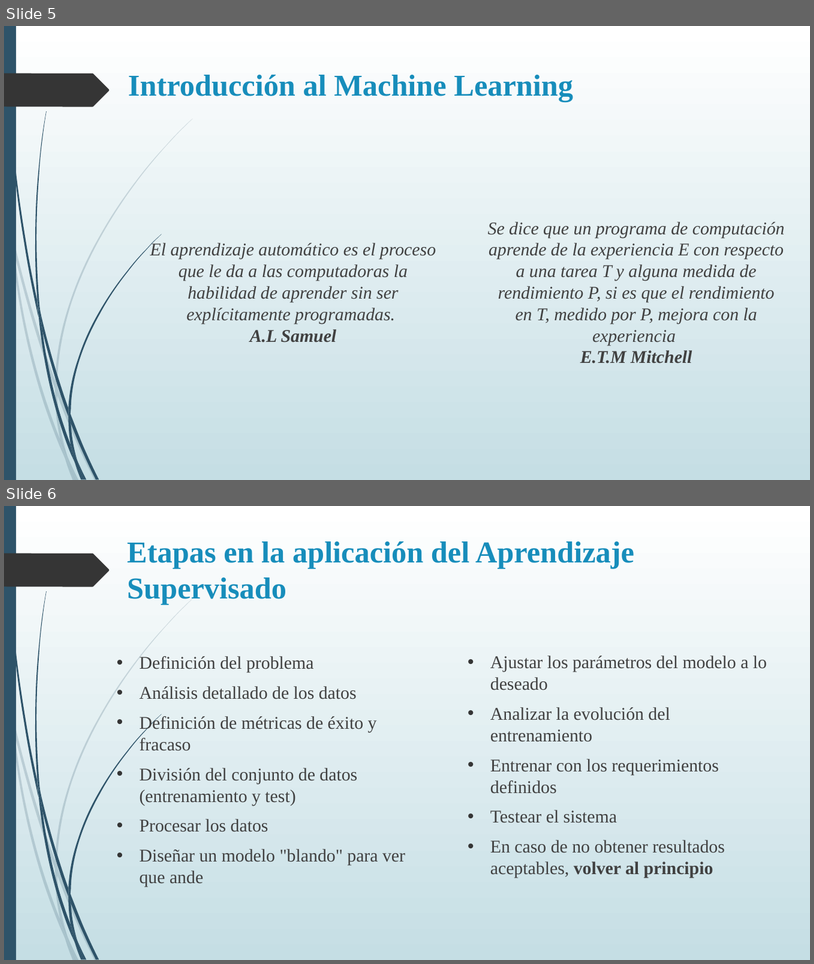
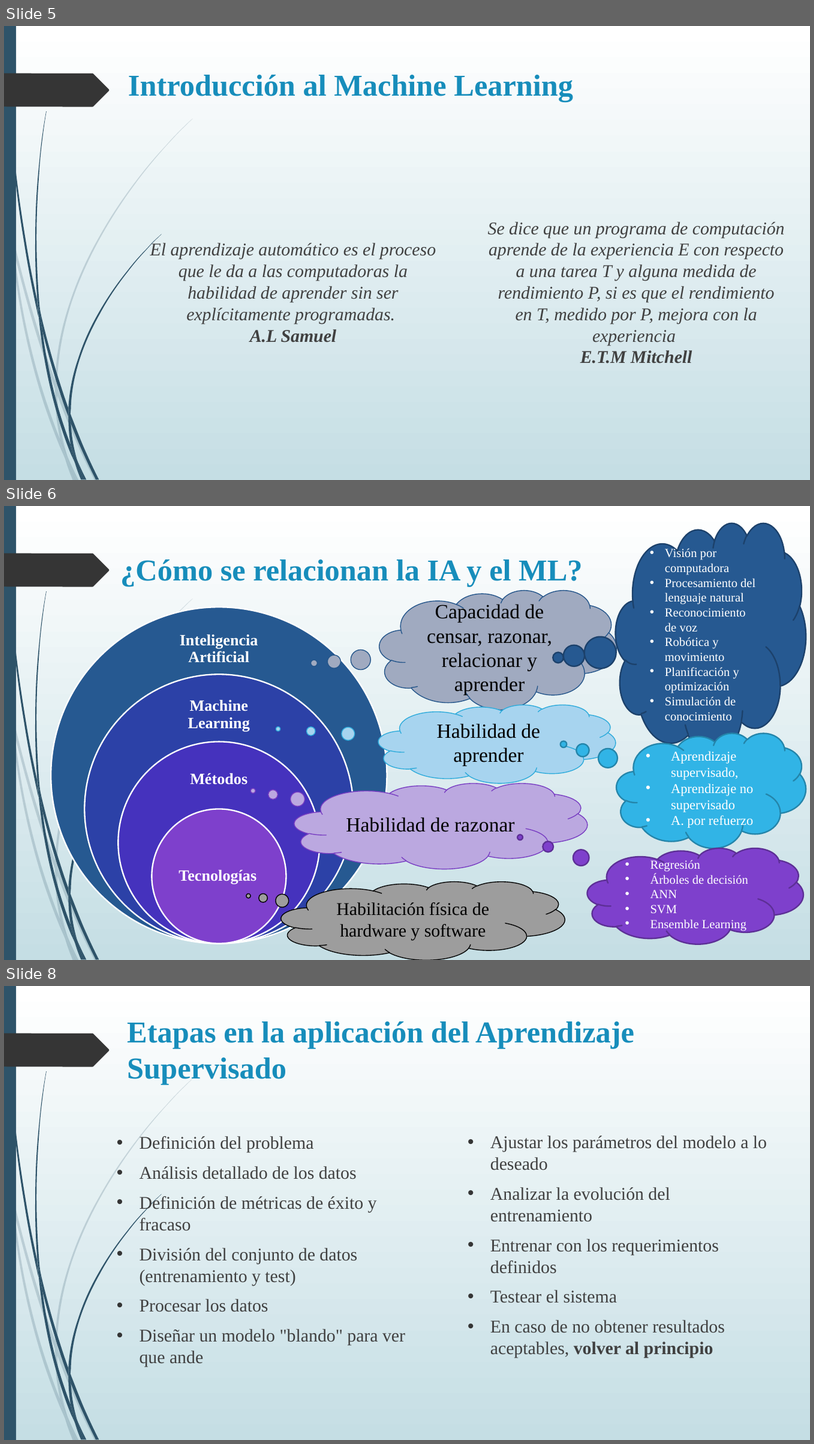
Before and after one commit to DiploDatos/AprendizajeSupervisado, a slide deck: Teórico/Aprendizaje Supervisado - Clase I.ppsx. Shown one above the other, each under a label of ours: slides 5 and 6 before the commit, slides 5, 6 and 8 after it; the slides between them are not shown. The pictures are 814x964 and 814x1444 pixels, drawn with LibreOffice and Linux fonts; fonts in the diff are those of the drawing. Boxes give left, top, right and bottom in pixels: in the first picture for what was removed or moved away, otherwise in the second. Text is boxed around its words. In the diff, an @@ line names an element or a change of style, - is before the commit and + after.

```diff
--- a/Teórico/Aprendizaje Supervisado - Clase I.ppsx
+++ b/Teórico/Aprendizaje Supervisado - Clase I.ppsx
@@ slide 6 added at box(4, 506, 810, 960), background gradient #FFFFFF to #C5DEE5; not listed: 24 template elements that a slide beside it also shows @@
@@ thought cloud added at box(616, 523, 806, 757), fill #265991, outline #1C426B 1.25 pt, 11 pt, text #FFFFFF @@
+• Visión por computadora
+• Procesamiento del lenguaje natural
+• Reconocimiento de voz
+• Robótica y movimiento
+• Planificación y optimización
+• Simulación de conocimiento
@@ title added at box(120, 559, 582, 586), 27 pt, text #178DBB, bold @@
+¿Cómo se relacionan la IA y el ML?
@@ thought cloud added at box(380, 590, 617, 709), fill #A1ABC1, outline #24558B 0.75 pt, 18 pt, text #000000 @@
+Capacidad de censar, razonar, relacionar y aprender
@@ thought cloud added at box(379, 705, 616, 783), fill #A8D5F0, outline #2FACDC 0.75 pt, 18 pt, text #000000 @@
+Habilidad de aprender
@@ thought cloud added at box(617, 733, 806, 847), fill #31B4E6, outline #2485AA 1.25 pt, 12 pt, text #FFFFFF @@
+• Aprendizaje supervisado,
+• Aprendizaje no supervisado
+• A. por refuerzo
@@ thought cloud added at box(294, 783, 587, 868), fill #BBA9E1, outline #783DC3 0.75 pt, 18 pt, text #000000 @@
+Habilidad de razonar
@@ thought cloud added at box(588, 848, 804, 944), fill #7E40CC, outline #5D2F97 1.25 pt, 11 pt, text #FFFFFF @@
+• Regresión
+• Árboles de decisión
+• ANN
+• SVM
+• Ensemble Learning
@@ group added at box(51, 607, 387, 943): 4 ellipses, 4 texts @@
+Inteligencia Artificial
+Machine Learning
+Métodos
+Tecnologías
@@ thought cloud added at box(281, 881, 565, 959), fill #9D9D9D, outline #000000 0.75 pt, 16 pt, text #000000 @@
+Habilitación física de hardware y software
@@ what was slide 6 is now slide 8 @@
```
Also in this commit, not shown: 7 slides changed, 1 other slide added, 1 slide removed, 1 other file.
